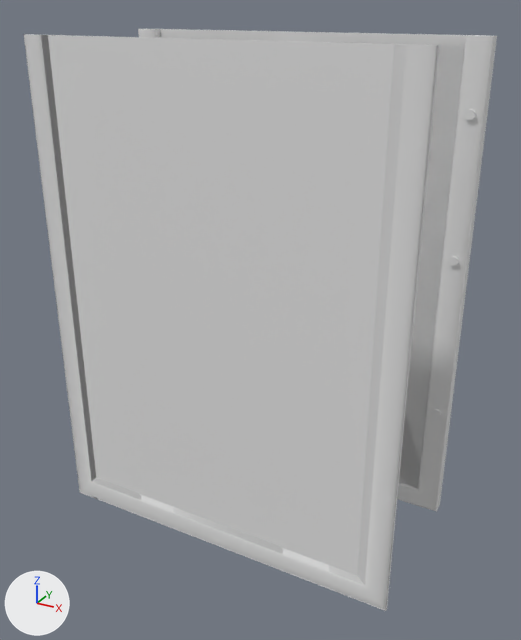
Before and after pictures for a commit that changed the Blender file Models/bulletin_board.blend.
Before and after are seen from a 50 mm camera at (2.81, -5.78, 2.33) aimed at (0.06, -0.78, -0.17). Lighting does not change. The marker at lower left points along +X, +Y and +Z.

Names of what the first picture shows: 'base', 'covering', 'covering_cut', 'frames_hp', 'nm_platform', 'pin6'.
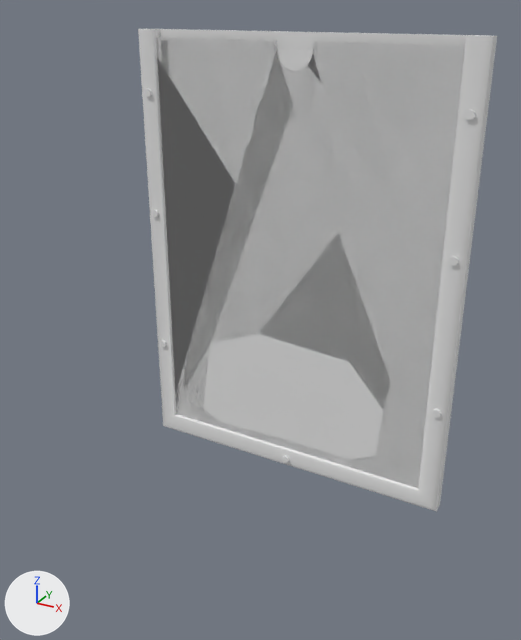
Location of each change, (x1, y1, x2, y2) in pixels of the pictures (521 x 640 px):
'nm_platform', deleted: before (24, 34, 439, 611)
'pin6', deleted: before (432, 409, 441, 418)
'covering', unchanged, uncovered by the edit: before (158, 37, 465, 487); after (157, 37, 465, 488)
'covering_cut', unchanged, uncovered by the edit: before (156, 37, 465, 488); after (156, 37, 465, 487)
'base', unchanged, covered by the edit: before (160, 29, 497, 505)

The change in detail:
Object 'nm_platform' (ob_nm_platform) is deleted.
Object 'pin6' (ob_pin6) is deleted.
